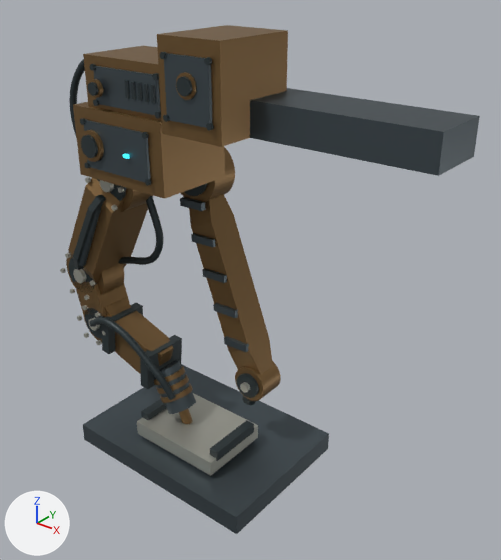
The glTF model assets/demos/nuit-v01/bras-maitre.glb as it was, and as the next commit left it.
One viewpoint serves both versions: a 50 mm lens placed at (3.94, -3.67, 4.55), pointed at (0.71, 0.36, 2.05). The lights are fixed; the arrows at lower left show +X, +Y and +Z. The picture after the commit comes second. Both versions are drawn at frame 59 of the action 'CoudeAction'; the numbers are the values there.

In view in the first picture: 'Boîtier de motorisation', 'Boîtier de motorisation.001', 'Boîtier de motorisation.002', 'Carter supérieur anguleux', 'Long carter arrière', 'Plaque encastrée', 'Plaque encastrée.001', 'Plaque encastrée.002', 'Porte outil renforcé', 'Rail de suspension', 'Tôle à souder', 'Établi témoin' and 51 more.
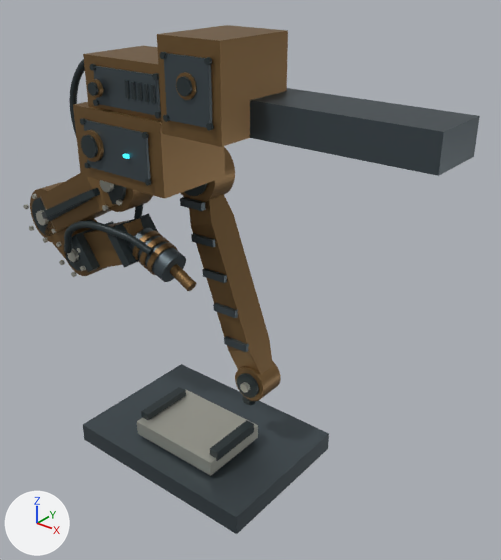
ob_épaule is not drawn itself; it is the parent of ob_axe_de_épaule_001, ob_axe_de_épaule, ob_carter_supérieur_anguleux, ob_coude, ob_flasque_de_épaule, ob_flasque_de_épaule_001, ob_flexible_du_segment, ob_logement_noir_du_vérin.
ob_coude is not drawn itself; it is the parent of ob_axe_de_coude_001, ob_bielle_courte, ob_axe_de_coude, ob_coude_001, ob_flasque_de_coude, ob_flasque_de_coude_001, ob_poignet, ob_vis_périphérique_006.

Edits to the bpy script that builds the scene:
```text
Change ob_épaule:
    ob_épaule.rotation_euler: (0.0, 0.0, 0.0) -> (0.0, 0.6, 0.0)  # degrees (0, 0, 0) -> degrees (0, 34, 0)
Change ob_coude:
    ob_coude.rotation_euler: (0.0, 0.0, 0.0) -> (0.0, -1.3, 0.0)  # degrees (0, 0, 0) -> degrees (0, -74, 0)
```

What differs and where, as boxes (x1, y1, x2, y2) in the pictures (501 x 560 px):
'Carter supérieur anguleux', turned: before (68, 178, 148, 283); after (40, 173, 116, 232)
'Porte outil renforcé', turned: before (107, 311, 174, 374); after (84, 218, 143, 269)
'Flexible de la torche', turned: before (89, 317, 176, 400); after (64, 221, 154, 256)
'Tête de torche', turned: before (154, 360, 196, 414); after (129, 228, 186, 282)
'Collier de porte outil', turned: before (140, 335, 182, 389); after (107, 213, 158, 268)
'Bielle courte', turned: before (74, 282, 130, 317); after (45, 218, 97, 259)
'Logement noir du vérin', turned: before (73, 194, 106, 270); after (41, 188, 100, 219)
'Collier de porte outil.001', turned: before (101, 303, 143, 354); after (72, 221, 114, 272)
'Coude.001', turned: before (66, 252, 124, 295); after (30, 182, 63, 242)
'Flexible du segment', turned (mostly hidden afterwards): before (119, 196, 164, 265); after (87, 204, 144, 221)
'Épaule.001', turned: before (121, 188, 153, 212); after (109, 188, 153, 212)
'Buse de cuivre', turned: before (179, 409, 193, 424); after (170, 264, 197, 291)
'Poignet.001', turned: before (83, 297, 131, 342); after (66, 228, 107, 276)
'Flasque de Coude', turned: before (69, 258, 97, 293); after (32, 198, 53, 236)
'Piston intégré', turned: before (78, 210, 101, 266); after (47, 199, 91, 221)
'Bague de torche', turned: before (160, 383, 193, 403); after (147, 243, 178, 275)
'Flasque de Poignet', turned: before (85, 308, 103, 339); after (64, 242, 85, 271)
'Bague de torche.002', turned: before (156, 374, 189, 394); after (140, 237, 170, 269)
'Bague de torche.001', turned: before (154, 366, 185, 385); after (132, 231, 163, 263)
'Axe de Coude.001', turned: before (73, 269, 86, 283); after (36, 210, 49, 225)
'Flasque de Épaule', turned (mostly hidden): before (97, 179, 126, 201); after (107, 184, 126, 204)
'Axe de Poignet.001', turned: before (89, 318, 100, 331); after (67, 249, 79, 262)
'Axe de Épaule.001', turned: (100, 180, 114, 192) in both
'Vis périphérique', turned: before (118, 187, 124, 193); after (116, 199, 122, 205)
'Vis périphérique.005', turned: before (111, 205, 117, 211); after (102, 205, 108, 211)
'Vis périphérique.015', turned: before (77, 315, 82, 321); after (59, 260, 65, 265)
'Vis périphérique.014', turned: before (82, 305, 88, 310); after (56, 242, 61, 247)
'Vis périphérique.008', turned: before (65, 253, 71, 258); after (23, 204, 29, 209)
'Vis périphérique.017', turned: before (96, 340, 102, 345); after (80, 266, 86, 271)
'Vis périphérique.009', turned: before (60, 268, 66, 273); after (29, 226, 34, 231)
'Vis périphérique.016', turned: before (84, 333, 89, 338); after (71, 272, 77, 277)
'Vis périphérique.010', turned: before (70, 288, 75, 294); after (43, 238, 48, 243)
'Vis périphérique.011', turned: before (84, 295, 90, 300); after (51, 228, 57, 233)
'Vis périphérique.003', turned (not visible afterwards): before (85, 177, 91, 183)
'Vis périphérique.006', turned (not visible afterwards): before (90, 280, 95, 286)
'Vis périphérique.007', turned (not visible before): after (32, 194, 37, 199)
'Vis périphérique.013', turned (not visible afterwards): before (95, 312, 100, 317)
